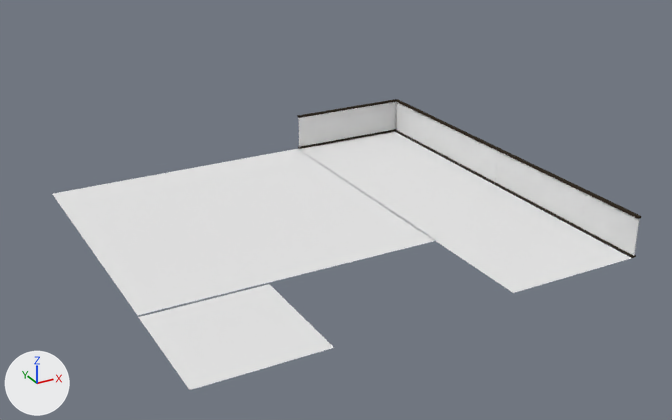
What one commit did to the Blender file Assets/models/floor_2/bedroom_n_w/bedroom02.blend.
Both versions are drawn from a 50 mm camera at (-33.5, -41.1, 19.6) aimed at (-13.4, -4.5, 1.3). The axes (+X, +Y, +Z) are drawn at lower left. The lights are the same throughout.

The scene before the commit, as lines of its bpy script (objects in view):
```python
ob_balcony_rail_top = bpy.data.objects.new('balcony_rail_top', me_cube_026)
ob_balcony_rail_top.location = (-2.37, -2.94, 2.06)
ob_balcony_rail_top.rotation_euler = (0.0, 0.0, 3.142)  # degrees (0, 0, 180)
ob_balcony_rail_top.scale = (0.1, 10.5, 0.05)
ob_doorway = bpy.data.objects.new('doorway', me_cube_007)
ob_doorway.location = (-24.42, -4.5, 3.5)
ob_doorway.rotation_euler = (0.0, 0.0, 3.142)  # degrees (0, 0, 180)
ob_doorway.scale = (0.0579, 2.0, 3.5)
ob_doorway_001 = bpy.data.objects.new('doorway.001', me_cube_012)
ob_doorway_001.location = (-13.85, -7.49, 3.5)
ob_doorway_001.rotation_euler = (0.0, 0.0, 4.712)  # degrees (0, 0, 270)
ob_doorway_001.scale = (0.0579, 2.0, 3.5)
ob_doorway_002 = bpy.data.objects.new('doorway.002', me_cube_022)
ob_doorway_002.location = (-22.08, -7.44, 3.5)
ob_doorway_002.rotation_euler = (0.0, 0.0, -1.571)  # degrees (0, 0, -90)
ob_doorway_002.scale = (0.0579, 1.91, 3.5)
ob_floor_board_001 = bpy.data.objects.new('floor_board.001', me_cube_003)
ob_floor_board_001.parent = ob_wall_s
ob_floor_board_001.location = (0.0, 7.5, 0.4)
ob_floor_board_001.scale = (7.5, 0.05, 0.4)
ob_main_door = bpy.data.objects.new('main_door', me_cube_044)
ob_main_door.location = (-24.27, -6.08, 3.13)
ob_main_door.scale = (0.0474, 1.54, 3.09)
ob_top_trim_003 = bpy.data.objects.new('top_trim.003', me_mesh_003)
ob_top_trim_003.parent = ob_wall_e
ob_top_trim_003.location = (7.5, 7.5, 7.5)
ob_top_trim_003.rotation_euler = (0.0, 1.571, 0.0)  # degrees (0, 90, 0)
ob_top_trim_003.scale = (0.288, 0.868, 1.02)
ob_wall_e = bpy.data.objects.new('wall_e', me_plane_008)
ob_wall_e.location = (-24.43, 0.0, 4.5)
ob_wall_e.rotation_euler = (1.571, 0.0, 1.571)  # degrees (90, 0, 90)
ob_wall_e.scale = (7.5, 4.5, 1.0)
ob_wall_s = bpy.data.objects.new('wall_s', me_plane_006)
ob_wall_s.location = (-16.93, -7.5, 4.5)
ob_wall_s.rotation_euler = (1.571, 0.0, 3.142)  # degrees (90, 0, 180)
ob_wall_s.scale = (7.5, 4.5, 1.0)
# also in view: 'Cube.009' at (-2.4, -8.2, 1.0); 'Cube.010' at (-2.4, -11.7, 1.0); 'Cube' at (-2.4, 5.8, 1.0); 'Cube.008' at (-2.4, -4.7, 1.0); 'Cube.007' at (-2.4, -1.2, 1.0)
```
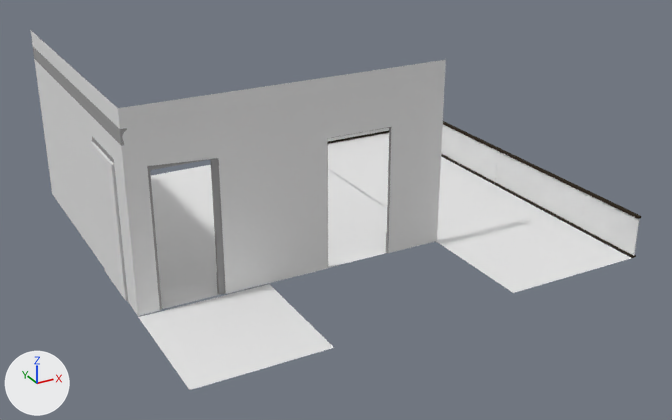
What differs and where, as boxes (x1, y1, x2, y2) in the pictures (672 x 420 px):
'wall_s', shown: after (118, 60, 446, 316)
'wall_e', shown: after (31, 31, 138, 315)
'main_door', shown: after (90, 142, 128, 300)
'doorway.002', shown: after (147, 158, 225, 309)
'top_trim.003', shown: after (33, 47, 127, 146)
'doorway.001', shown: after (327, 127, 391, 253)
'doorway', shown: after (92, 137, 126, 276)
'floor_board.001', shown: after (158, 274, 226, 310)
'floor', unchanged, covered by the edit: before (53, 149, 436, 315); after (127, 165, 387, 310)
'Cube.012', unchanged, covered by the edit: before (299, 110, 349, 147); after (328, 135, 349, 142)
'Cube.011', unchanged, covered by the edit: before (349, 102, 396, 138); after (349, 128, 389, 138)

Patch to the scene script:
```diff
--- a/Assets/models/floor_2/bedroom_n_w/bedroom02.blend.py
+++ b/Assets/models/floor_2/bedroom_n_w/bedroom02.blend.py
@@ ob_main_door @@
 ob_main_door.scale = (0.0474, 1.54, 3.09)
-ob_main_door.hide_set(True)  # its collection is switched off
@@ ob_wall_e @@
 ob_wall_e.scale = (7.5, 4.5, 1.0)
-ob_wall_e.hide_set(True)  # its collection is switched off
@@ ob_top_trim_003 @@
 ob_top_trim_003.scale = (0.288, 0.868, 1.02)
-ob_top_trim_003.hide_set(True)  # its collection is switched off
@@ ob_doorway @@
 ob_doorway.scale = (0.0579, 2.0, 3.5)
-ob_doorway.hide_set(True)  # its collection is switched off
@@ ob_wall_s @@
 ob_wall_s.scale = (7.5, 4.5, 1.0)
-ob_wall_s.hide_set(True)  # its collection is switched off
@@ ob_floor_board_001 @@
 ob_floor_board_001.scale = (7.5, 0.05, 0.4)
-ob_floor_board_001.hide_set(True)  # its collection is switched off
@@ ob_doorway_002 @@
 ob_doorway_002.scale = (0.0579, 1.91, 3.5)
-ob_doorway_002.hide_set(True)  # its collection is switched off
@@ ob_doorway_001 @@
 ob_doorway_001.scale = (0.0579, 2.0, 3.5)
-ob_doorway_001.hide_set(True)  # its collection is switched off
```
